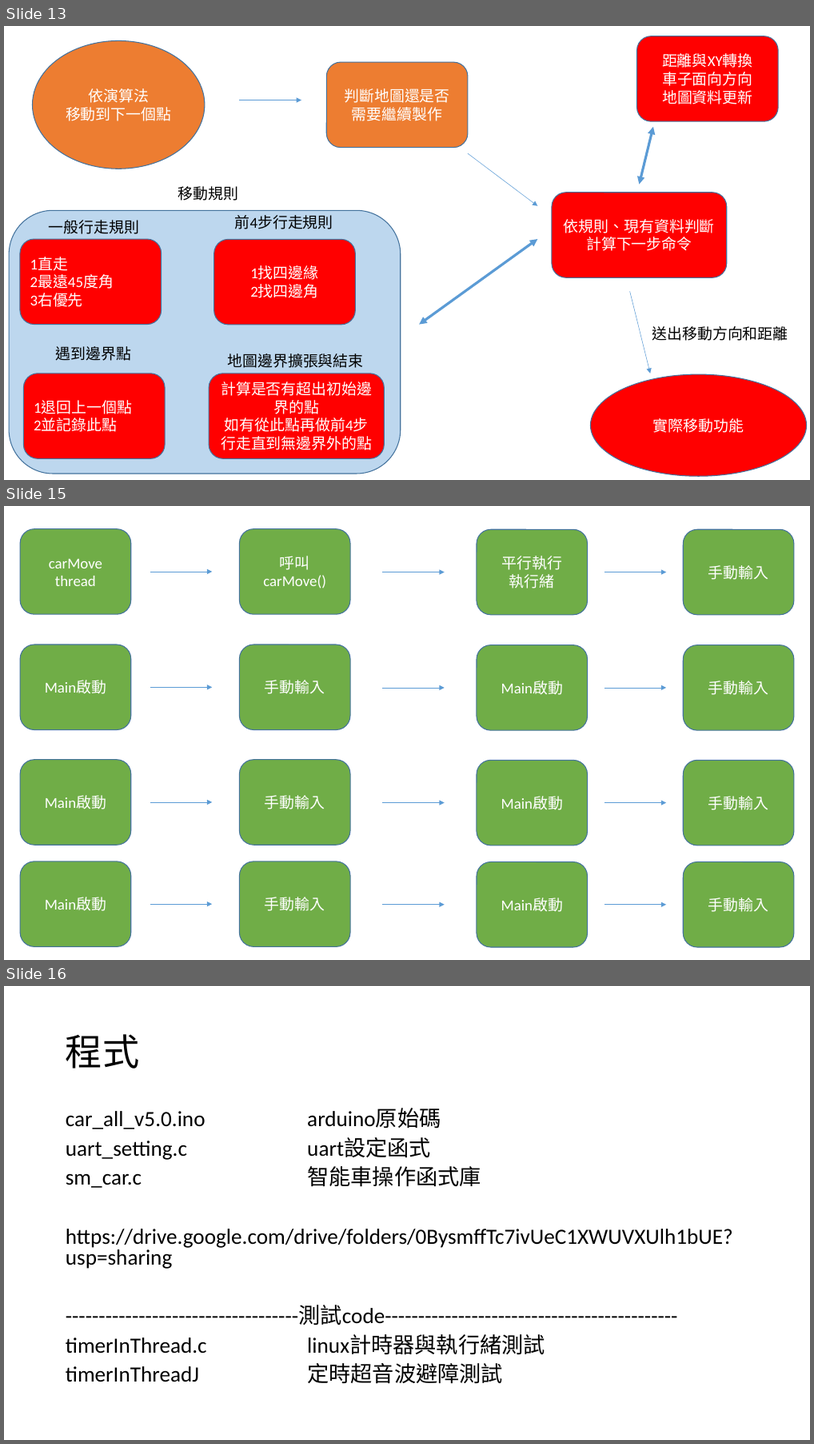
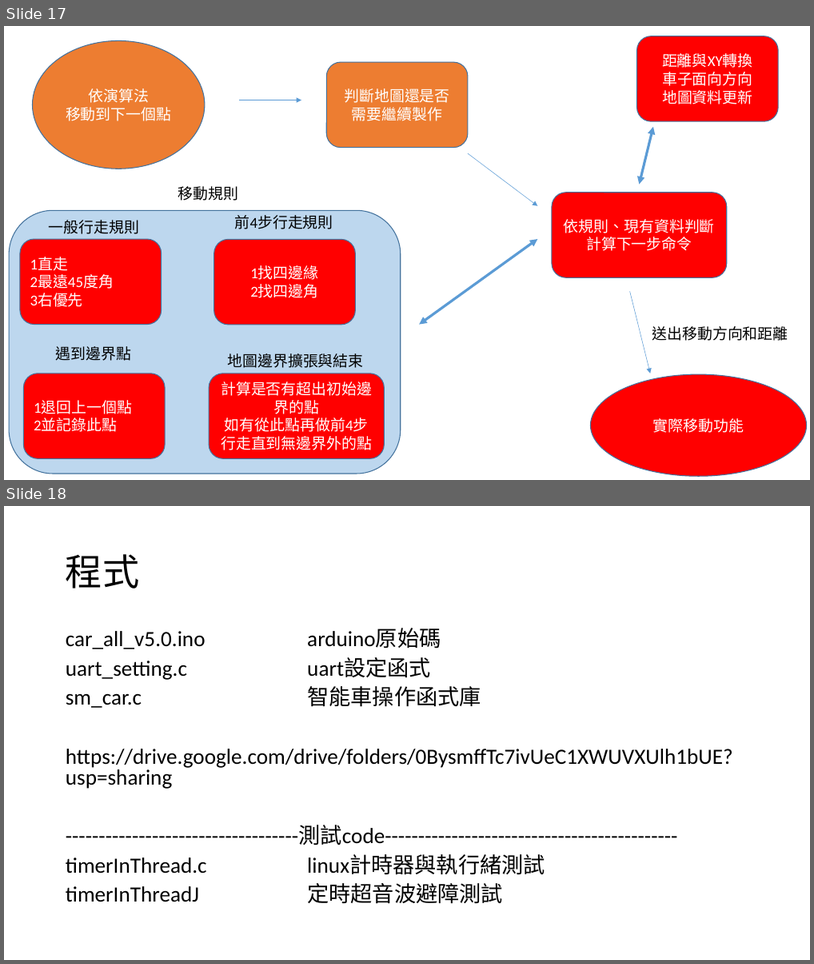
Before and after one commit to mskhrk/nttu_smartCar, a slide deck: document/運作流程圖.pptx. Shown one above the other, each under a label of ours: slides 13, 15 and 16 before the commit, slides 17 and 18 after it; the slides between them are not shown. The pictures are 814x1444 and 814x964 pixels, drawn with LibreOffice and Linux fonts; fonts in the diff are those of the drawing. Boxes give left, top, right and bottom in pixels: in the first picture for what was removed or moved away, otherwise in the second. Text is boxed around its words. In the diff, an @@ line names an element or a change of style, - is before the commit and + after.

```diff
--- a/document/運作流程圖.pptx
+++ b/document/運作流程圖.pptx
@@ slide 15 removed at (4, 506, 810, 960), background #FFFFFF @@
@@ rounded rectangle removed at (20, 529, 131, 614) @@
-carMove thread
@@ rounded rectangle removed at (239, 529, 350, 614) @@
-呼叫
-carMove()
@@ rounded rectangle removed at (477, 529, 588, 615) @@
-平行執行
-執行緒
@@ rounded rectangle removed at (683, 529, 794, 615) @@
-手動輸入
@@ arrow removed from (150, 572) to (212, 572) @@
@@ arrow removed from (382, 572) to (445, 572) @@
@@ arrow removed from (605, 572) to (667, 572) @@
@@ rounded rectangle removed at (20, 644, 131, 730) @@
-Main啟動
@@ rounded rectangle removed at (239, 644, 350, 730) @@
-手動輸入
@@ rounded rectangle removed at (477, 645, 588, 731) @@
-Main啟動
@@ rounded rectangle removed at (683, 645, 794, 731) @@
-手動輸入
@@ arrow removed from (150, 687) to (212, 687) @@
@@ arrow removed from (382, 688) to (445, 688) @@
@@ arrow removed from (605, 688) to (667, 688) @@
@@ rounded rectangle removed at (20, 760, 131, 844) @@
-Main啟動
@@ rounded rectangle removed at (239, 760, 350, 844) @@
-手動輸入
@@ rounded rectangle removed at (477, 760, 588, 845) @@
-Main啟動
@@ rounded rectangle removed at (683, 760, 794, 845) @@
-手動輸入
@@ arrow removed from (150, 802) to (212, 802) @@
@@ arrow removed from (382, 803) to (445, 803) @@
@@ arrow removed from (605, 803) to (667, 803) @@
@@ rounded rectangle removed at (20, 861, 131, 947) @@
-Main啟動
@@ rounded rectangle removed at (239, 861, 350, 947) @@
-手動輸入
@@ rounded rectangle removed at (477, 862, 588, 947) @@
-Main啟動
@@ rounded rectangle removed at (683, 862, 794, 947) @@
-手動輸入
@@ arrow removed from (150, 904) to (212, 904) @@
@@ arrow removed from (382, 904) to (445, 904) @@
@@ arrow removed from (605, 904) to (667, 904) @@
@@ what was slide 13 is now slide 17 @@
@@ what was slide 16 is now slide 18 @@
```
Also in this commit, not shown: 10 slides changed, 4 slides added, 1 other slide removed, 3 other files.
